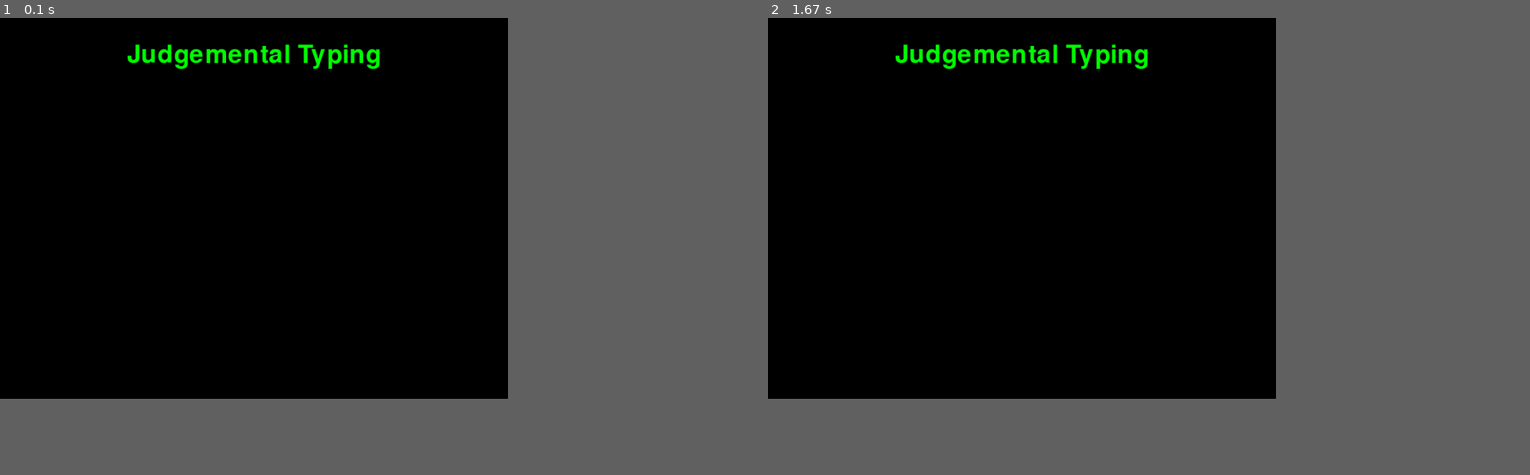
Above: before the commit, frames 1-2 (left to right).
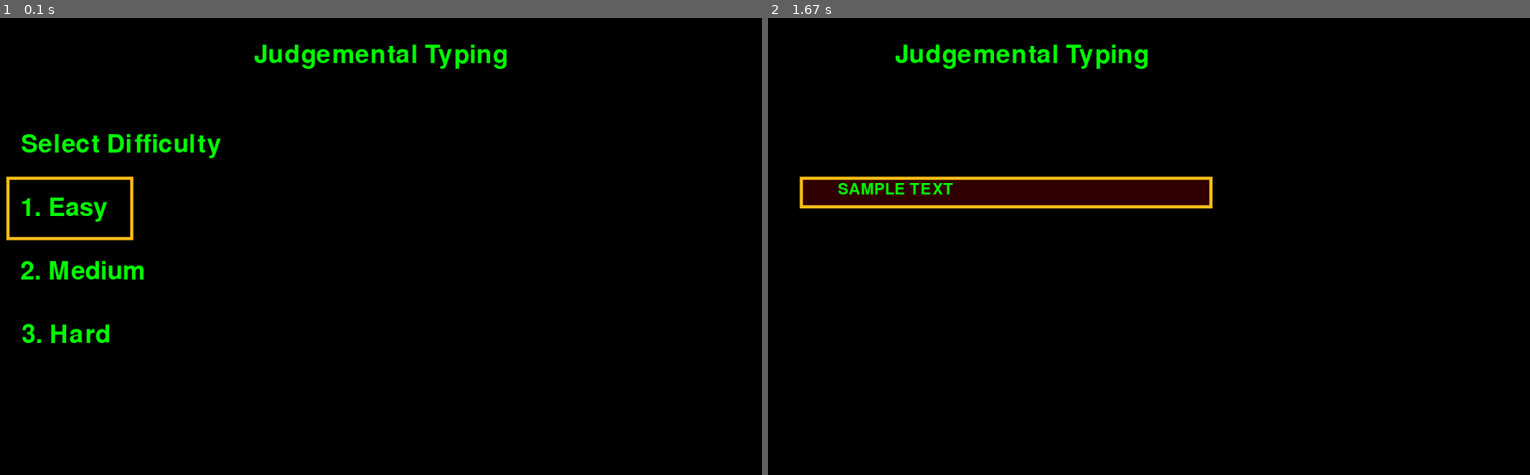
Above: after the commit, the same moments.

Repository: Similarity097/Judgemental-Typing
Game: pygame game, started from main.py
The game is run twice, just before and just after one commit, with the same random seed, the same clock (stepped at 60 frames per second) and the same inputs.
Inputs (mouse positions are in pixels of both pictures, inside the frame that each line leads up to):
- Up to frame 1 (0.1 s): no input
- Up to frame 2 (1.67 s): press the mouse at (889, 209) at 0.37 s; move the mouse to (905, 191) at 0.47 s; release the mouse at (912, 177) at 0.6 s
In our replay, the window is 600x450 before the commit and 900x540 after it. These sizes can differ from the game's own. Grey fills any space a smaller window leaves; there, only what the larger window draws over its background counts as a difference.

The runs differ from the first frame. In frame 1, 3.0% of the frame differs, in the area x 0-67%, y 5-72%; in frame 2, 3.8%, in the area x 4-59%, y 34-42%.

Commit message:
Update main.py

Diff:
--- a/main.py
+++ b/main.py
@@ -7,8 +7,8 @@
 class typing:
 
 	def __init__(self):
-		self.w=800
-		self.h=600
+		self.w=1200
+		self.h=720
 		self.reset=True
 		self.active=False
 		self.input_Text=''
@@ -28,10 +28,10 @@
 		pygame.display.set_icon(icon)
 		pygame.display.update()
 
-	def text_display(self,screen,msg,y,fsize,color):
+	def text_display(self,screen,msg,x,y,fsize,color):
 		font = pygame.font.Font("freesansbold.ttf", fsize)
 		text = font.render(msg , True , color)
-		text_rect = text.get_rect(center=(self.w/2, y))
+		text_rect = text.get_rect(center=(x, y))
 		screen.blit(text, text_rect)
 		pygame.display.update()
 
@@ -43,16 +43,27 @@
 		return
 		#add print statements and codes for result
 
+	def getlinenormal(self):
+		self.word="SAMPLE TEXT"
+
 	def run(self):
 
 		self.resetg()
 		self.running = True
 		while (self.running):
+			clock = pygame.time.Clock()
 
+			pygame.display.update()
 			for event in pygame.event.get():
 				if event.type == pygame.QUIT:
 					self.running = False
 					sys.exit()
+				elif event.type == pygame.MOUSEBUTTONUP:
+					x,y = pygame.mouse.get_pos()
+					if (x >= 90 and x <= 300 and y >= 250 and y <= 350):
+						self.active=True
+						self.getlinenormal()
+						self.resetg2()
 
 			pygame.display.update()
 
@@ -63,12 +74,39 @@
 		self.end = False
 		self.input_text = ''
 		self.word = ''
+
+		self.screen.fill((0,0,0))
+		self.text_display(self.screen,"Judgemental Typing",600,60,40,self.green)
+		self.text_display(self.screen,"Select Difficulty",190,200,40,self.green)
+
+		pygame.draw.rect(self.screen, (255, 192, 25), (10, 250, 200, 100), 5)
+		self.text_display(self.screen,"1. Easy",100,300,40,self.green)
+
+		self.text_display(self.screen,"2. Medium",130,400,40,self.green)
+		self.text_display(self.screen,"3. Hard",104,500,40,self.green)
+
+		pygame.display.update()
+
+	def resetg2(self):
+		self.screen=pygame.display.set_mode((self.w,self.h))
+		pygame.display.update()
+		self.reset=False
+		self.end = False
+		self.input_text = ''
 		self.time_start = 0
 		self.total_time = 0
 		self.wpm = 0
 
 		self.screen.fill((0,0,0))
-		execute.text_display(self.screen,"Judgemental Typing",60,40,self.green)
+		self.text_display(self.screen,"Judgemental Typing",400,60,40,self.green)
+
+		# draw the rectangle for input box
+		self.screen.fill((50, 0, 0), (50, 250, 650, 50))
+		pygame.draw.rect(self.screen, (255, 192, 25), (50, 250, 650, 50), 5)
+		self.text_display(self.screen, self.word, 200,270,25, self.green )
+		pygame.display.update()
+
+
 
 
 execute=typing()
